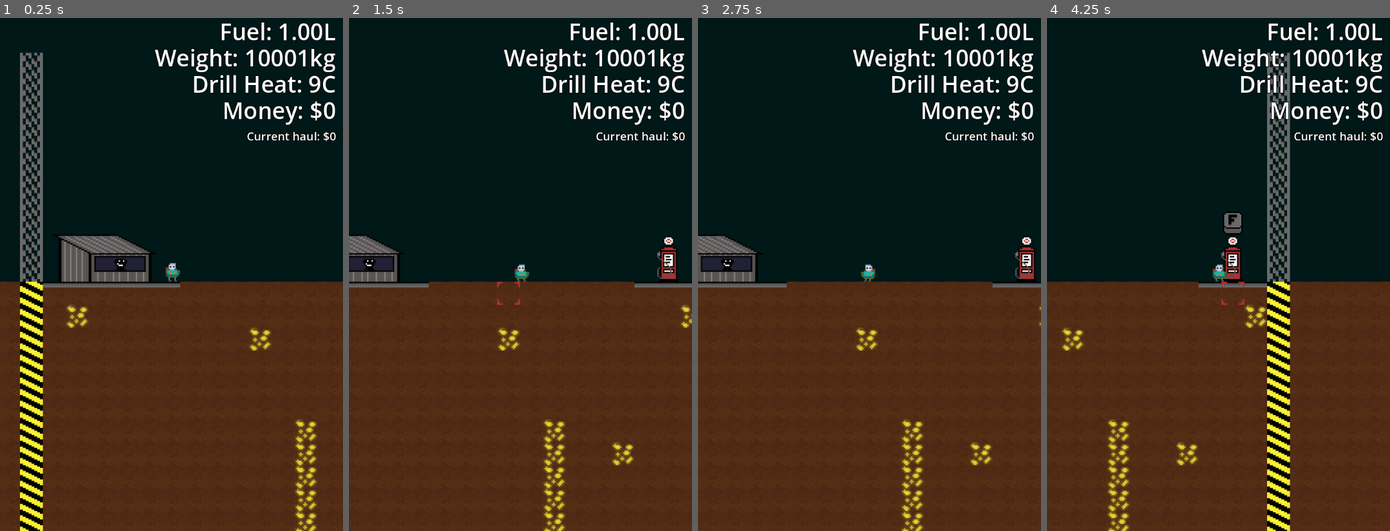
Above: before the commit, frames 1-4 (left to right).
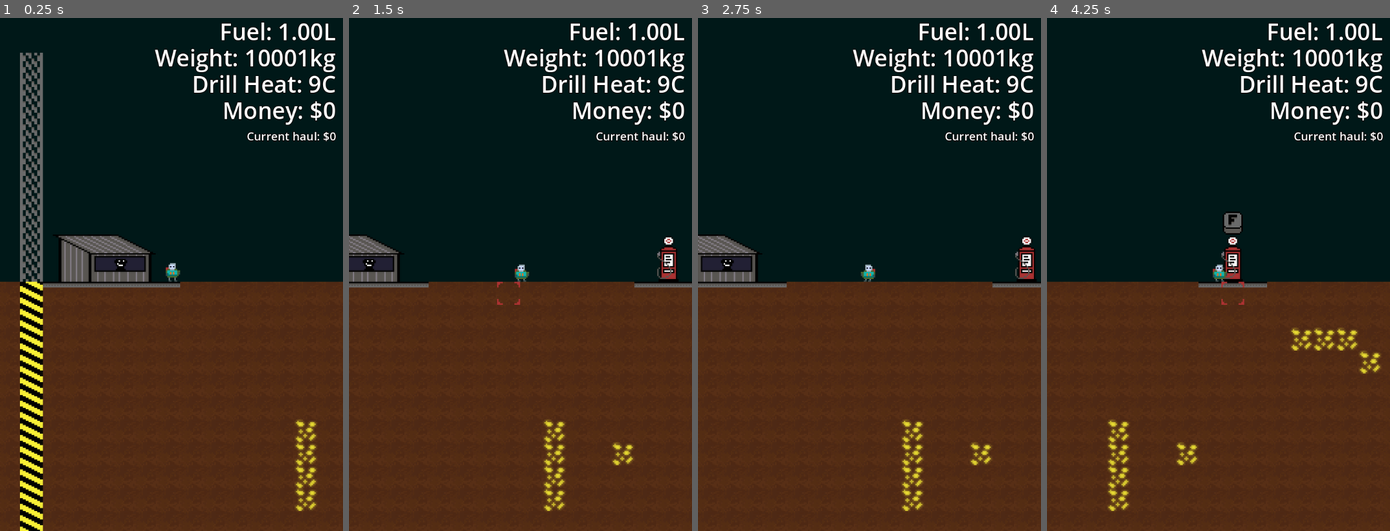
Above: after the commit, the same moments.

Repository: brikr/ludum-dare-57
Game: Godot game, scene res://scenes/main/main.tscn
Same seed, same stepped clock (60 frames per second), same inputs: the game is played once before the commit and once after it.
Inputs (mouse positions are in pixels of both pictures, inside the frame that each line leads up to):
- Up to frame 1 (0.25 s): no input
- Up to frame 2 (1.5 s): tap Enter at 0.5 s; move the mouse to (595, 248) at 0.52 s; hold D (move_right) from 0.53 s (still down); tap F (interact) at 0.6 s; tap Space (jump) at 0.77 s; move the mouse to (451, 300) at 1.27 s; click (451, 300) at 1.35 s
- Up to frame 3 (2.75 s): tap Space (jump) at 1.52 s; move the mouse to (903, 161) at 2.02 s; release D (move_right) at 2.03 s; hold A (move_left) from 2.03 s (still down); tap F (interact) at 2.1 s
- Up to frame 4 (4.25 s): move the mouse to (1201, 377) at 2.77 s; release A (move_left) at 2.78 s; hold D (move_right) from 2.78 s (still down); click (1201, 377) at 2.85 s; tap Space (jump) at 3.02, 3.77 s; move the mouse to (1321, 351) at 3.52 s; tap F (interact) at 3.6 s

The runs differ from the first frame. In frame 1, 0.5% of the frame differs, in the area x 19-93%, y 55-100%; in frame 2, 0.4%; in frame 3, 0.3%; in frame 4, 6.2%, in the area x 4-98%, y 6-100%.

Commit message:
end chasm

Diff:
--- a/scenes/constants/constants.gd
+++ b/scenes/constants/constants.gd
@@ -3,7 +3,7 @@
 # World Size
 const SURFACE_HEIGHT := 10;
 const MAX_GEN_DEPTH := 150;
-const MAX_WORLD_WIDTH := 20;
+const MAX_WORLD_WIDTH := 40;
 const TILE_WIDTH := 16
 
 # Player spawn
@@ -40,8 +40,8 @@
     WORLD_GEN_FIELDS.THRESHOLD: 0.5,
   },
   Tile.TileType.EMPTY: {
-    WORLD_GEN_FIELDS.MIN_DEPTH : 8,
-    WORLD_GEN_FIELDS.MAX_DEPTH : MAX_GEN_DEPTH - 10,
+    WORLD_GEN_FIELDS.MIN_DEPTH : 11,
+    WORLD_GEN_FIELDS.MAX_DEPTH : MAX_GEN_DEPTH,
     WORLD_GEN_FIELDS.MIN_COEFFICIENT : 0.9,
     WORLD_GEN_FIELDS.MAX_COEFFICIENT : 1.1,
     WORLD_GEN_FIELDS.THRESHOLD: 0.63,
@@ -50,7 +50,7 @@
 
 const WORLD_GEN_RESOURCES := {
   Tile.TileObjectType.GOLD: {
-    WORLD_GEN_FIELDS.MIN_DEPTH : 0,
+    WORLD_GEN_FIELDS.MIN_DEPTH : 2,
     WORLD_GEN_FIELDS.MAX_DEPTH : 75,
     WORLD_GEN_FIELDS.MIN_COEFFICIENT : 1.1,
     WORLD_GEN_FIELDS.MAX_COEFFICIENT : 1.4,
--- a/scenes/game_state/game_state.gd
+++ b/scenes/game_state/game_state.gd
@@ -85,6 +85,22 @@
                 map[coords] = Tile.Stone(coords)
     )
     gen_chasms()
+    gen_end_chasm_bubble()
+
+func gen_end_chasm_bubble():
+    var radius = 5
+    var center_x = Constants.MAX_WORLD_WIDTH / 2
+    var center_y = Constants.MAX_GEN_DEPTH - 2  # 1 tile above bottom
+
+    for x in range(center_x - radius, center_x + radius + 1):
+        for y in range(center_y - radius, center_y + radius + 1):
+            var coords = Vector2i(x, y)
+            var dx = x - center_x
+            var dy = y - center_y
+            var distance = sqrt(dx * dx + dy * dy)
+
+            if distance <= radius and not is_edge(x, y):
+                map[coords] = Tile.Empty(coords)
 
 func gen_chasms():
     var noise = GenUtils.get_chasm_noise()
@@ -106,7 +122,6 @@
             if !is_edge(x, y) and probability > threshold:
                 map[coords] = Tile.Empty(coords)
     )
-
 func gen_out_of_bounds():
   # left
   for x in range(-7, 0):
